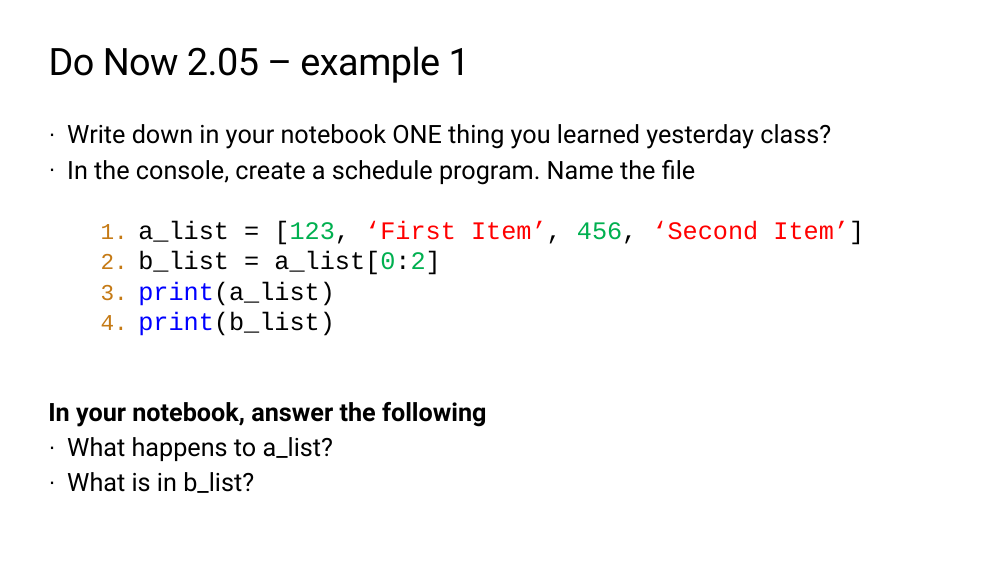
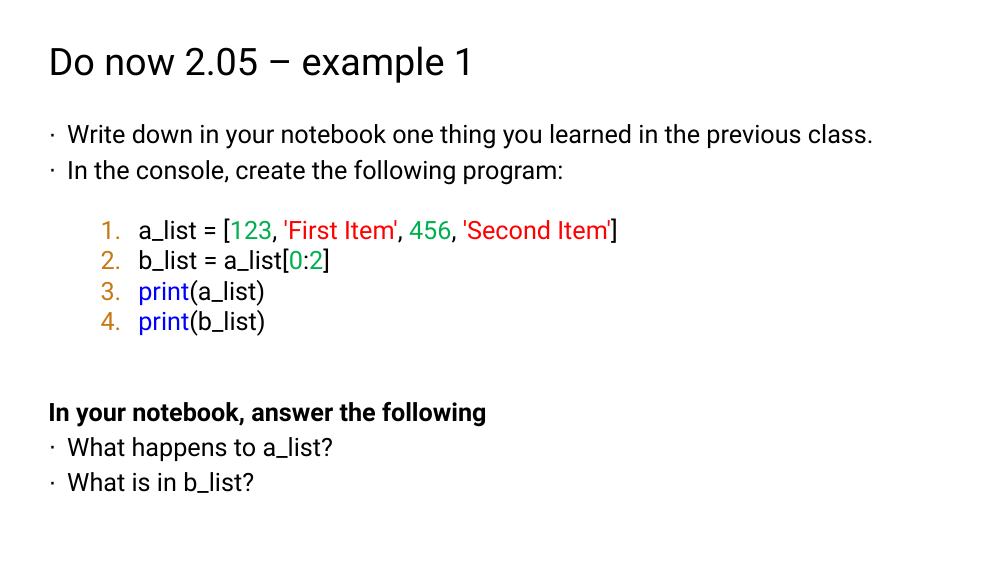
Before and after one commit to TEALSK12/2nd-semester-introduction-to-computer-science, a slide deck: slide 4 of docs/units/2_unit/slidedecks/Intro Python 2.05 TEALS.pptx. Drawn at 1008x567 pixels with LibreOffice and Linux fonts; fonts in the diff are those of the drawing; background and template pictures are left out. Boxes give left, top, right and bottom in pixels: in the first picture for what was removed or moved away, otherwise in the second. Text is boxed around its words. In the diff, an @@ line names an element or a change of style, - is before the commit and + after.

```diff
--- a/docs/units/2_unit/slidedecks/Intro Python 2.05 TEALS.pptx
+++ b/docs/units/2_unit/slidedecks/Intro Python 2.05 TEALS.pptx
@@ title at (49, 46, 475, 83): text changed @@
-Do Now 2.05 – example 1
+Do now 2.05 – example 1
@@ text at (67, 124, 874, 243): text changed @@
-· Write down in your notebook ONE thing you learned yesterday class?
-· In the console, create a schedule program. Name the file
-1. a_list = [123, ‘First Item’, 456, ‘Second Item’]
+· Write down in your notebook one thing you learned in the previous class.
+· In the console, create the following program:
+1. a_list = [123, 'First Item', 456, 'Second Item']
@@ text at (67, 248, 333, 493): font Courier New to Roboto in "b_list = a_list[0:2]", "print(a_list)", "print(b_list)" @@
```
Also in this commit, not shown: 11 other slides changed, 58 other files.
